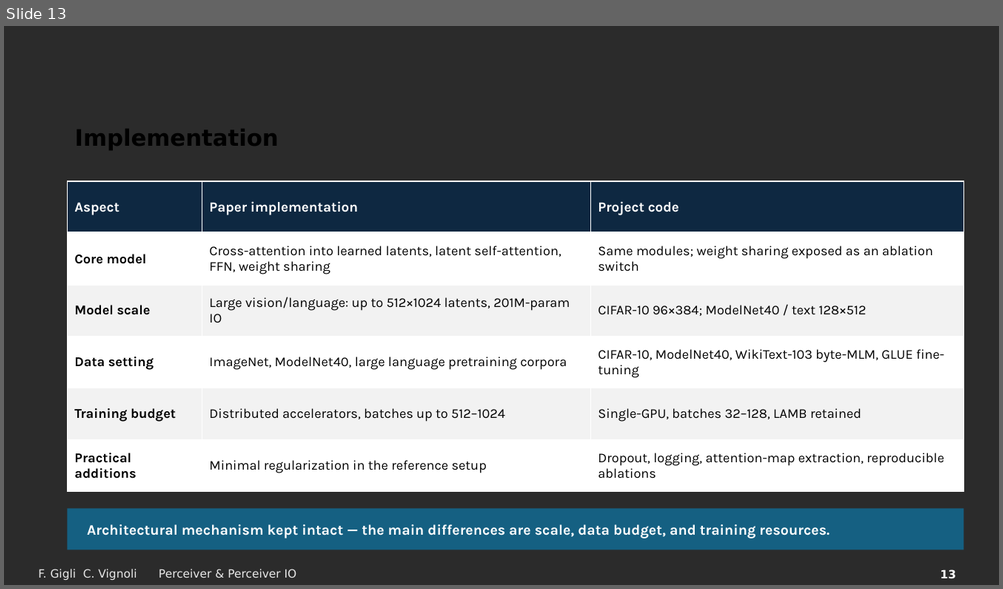
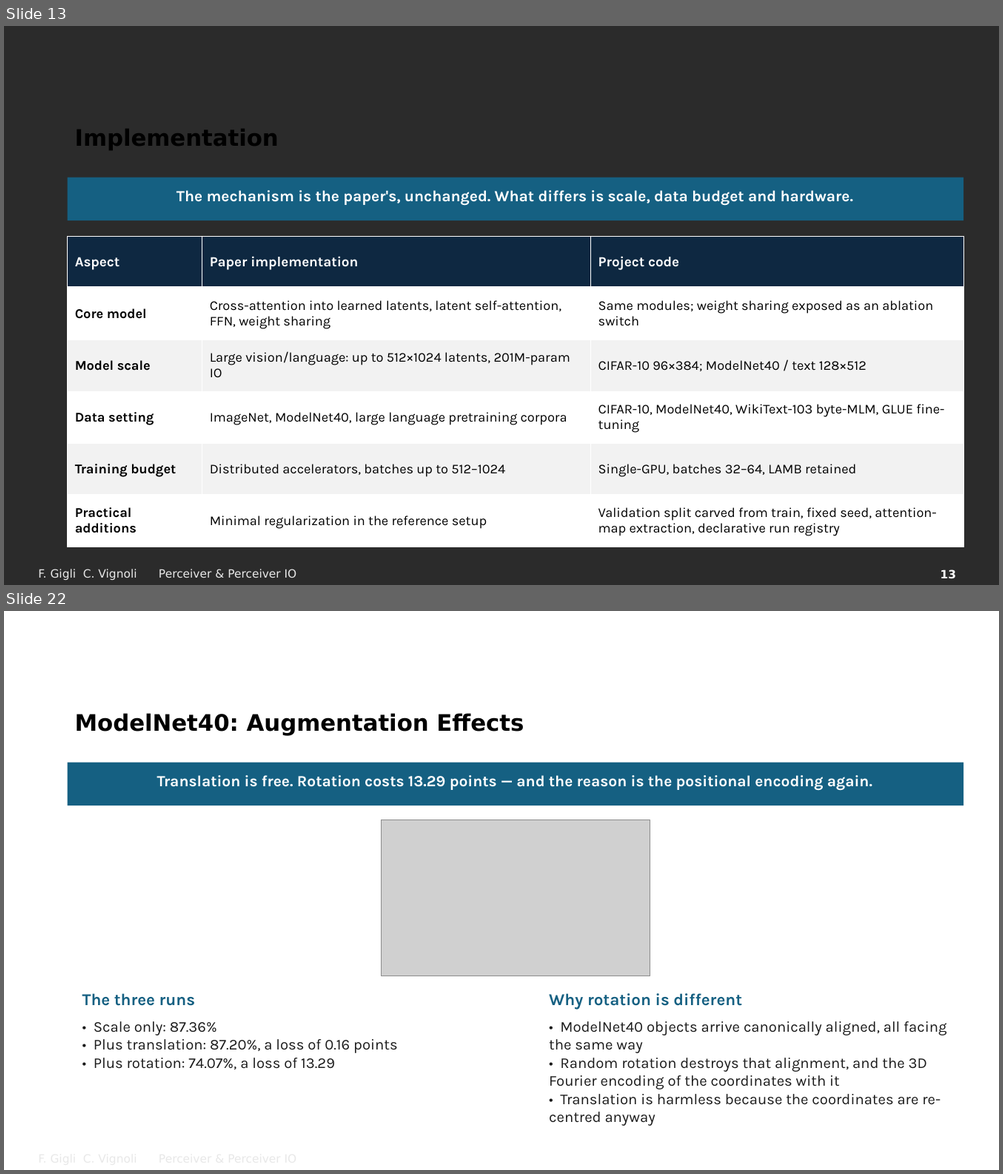
Before and after one commit to FrancescoGigli/Perceiver_project, a slide deck: sito/slide/Perceiver & Perceiver IO.pptx. Shown one above the other, each under a label of ours: slide 13 before the commit, slides 13 and 22 after it; the slides between them are not shown. The pictures are 1003x589 and 1003x1174 pixels, drawn with LibreOffice and Linux fonts; fonts in the diff are those of the drawing; grey boxes stand for pictures; background and template pictures are left out; a plain dark background stands for a picture behind light text. Boxes give left, top, right and bottom in pixels: in the first picture for what was removed or moved away, otherwise in the second. Text is boxed around its words. In the diff, an @@ line names an element or a change of style, - is before the commit and + after.

Commit message:
Slide: revisione completa PDF e PPTX allineati
- notazione unica (Q=ZW_Q, un solo d_k), decoder O x D, query MLM O=M
- batch 32-64, niente dropout fra le aggiunte, bullet hardware/improvements veri per il codice
- GLUE ~10 punti sotto il paper, non ~8
- mappe d'attenzione dalla serie v2 (e01 5.84 bit vs e29 9.83 bit), figura riproducibile da _diag/attention_maps_v2.py
- commenti corrotti del .tex ripuliti; script _diag/ e figure delle 42 run tracciati

```diff
--- a/sito/slide/Perceiver & Perceiver IO.pptx
+++ b/sito/slide/Perceiver & Perceiver IO.pptx
@@ slide 22 added at (4,611,999,1170), background picture (left out); not listed: 1 template element that a slide beside it also shows @@
@@ title added at (75,713,523,736), 22 pt, text #000000, bold @@
+ModelNet40: Augmentation Effects
@@ rectangle added at (68,763,964,806), fill #156082 @@
@@ text added at (157,775,872,791), 15 pt, text #FFFFFF, bold @@
+Translation is free. Rotation costs 13.29 points — and the reason is the positional encoding again.
@@ picture added at (381,820,650,977) @@
@@ text added at (82,994,195,1006), 16 pt, text #156082, bold @@
+The three runs
@@ text added at (549,994,742,1010), 16 pt, text #156082, bold @@
+Why rotation is different
@@ text added at (94,1022,398,1070), 14.5 pt, text #1A1A1A @@
+• Scale only: 87.36%
+• Plus translation: 87.20%, a loss of 0.16 points
+• Plus rotation: 74.07%, a loss of 13.29
@@ text added at (549,1022,946,1126), 14.5 pt, text #1A1A1A @@
+• ModelNet40 objects arrive canonically aligned, all facing the same way
+• Random rotation destroys that alignment, and the 3D Fourier encoding of the coordinates with it
+• Translation is harmless because the coordinates are re-centred anyway
@@ text added at (31,1150,856,1170), 11 pt, text #E8E8E8 @@
+F. Gigli C. Vignoli Perceiver & Perceiver IO
@@ slide 13 changed as well @@
@@ rectangle: place and size @@
-rectangle at (68,508,964,551)
+rectangle at (68,178,964,221)
@@ text "The mechanism is the paper's, ..." at (176,190,853,206): vertical alignment middle to top @@
@@ text at (176,190,853,206): text changed; size 14 to 15 pt @@
-Architectural mechanism kept intact — the main differences are scale, data budget, and training resources.
+The mechanism is the paper's, unchanged. What differs is scale, data budget and hardware.
@@ table at (68,236,965,548) @@
-row 5, column 3: Single-GPU, batches 32–128, LAMB retained
+row 5, column 3: Single-GPU, batches 32–64, LAMB retained
-row 6, column 3: Dropout, logging, attention-map extraction, reproducible ablations
+row 6, column 3: Validation split carved from train, fixed seed, attention-map extraction, declarative run registry
@@ table: place and size @@
-table at (68,181,965,492)
+table at (68,236,965,548)
```
Also in this commit, not shown: 19 other slides changed, 11 other slides added, 9 slides removed, 20 other files.
